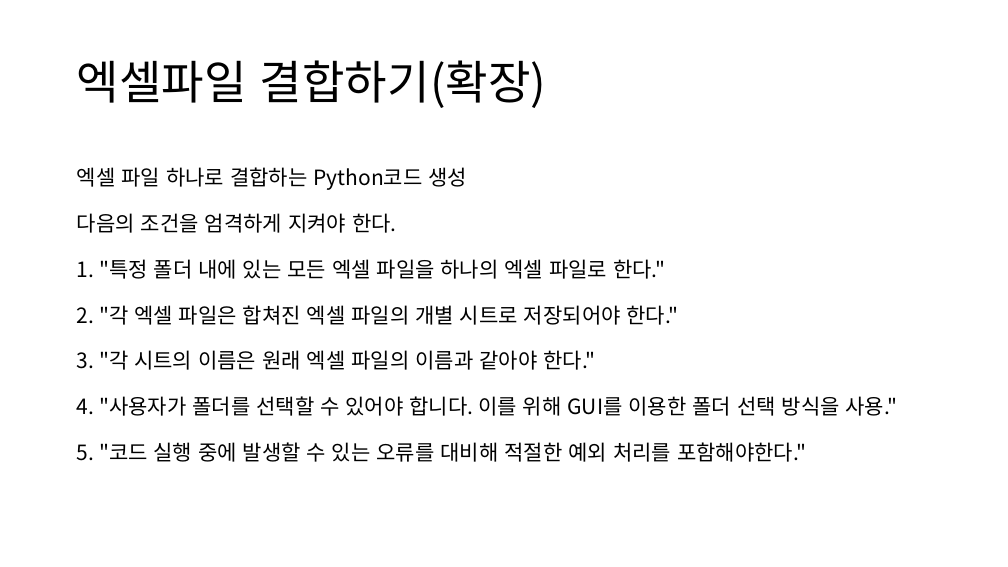
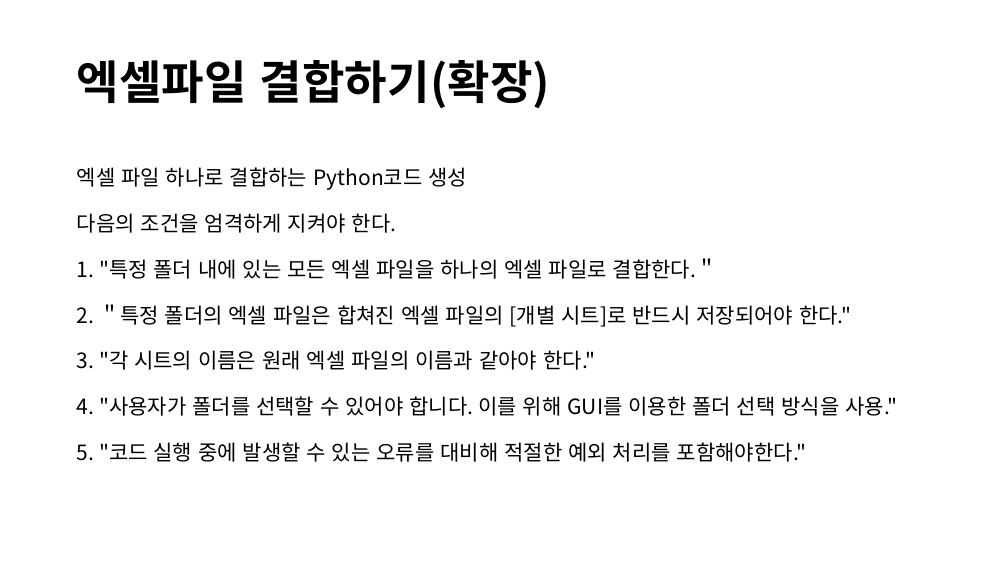
Before and after one commit to lolsaless/Python, a slide deck: slide 15 of 프롬프트 시연.pptx. Drawn at 1008x567 pixels with LibreOffice and Linux fonts; fonts in the diff are those of the drawing. Boxes give left, top, right and bottom in pixels: in the first picture for what was removed or moved away, otherwise in the second. Text is boxed around its words. In the diff, an @@ line names an element or a change of style, - is before the commit and + after.

```diff
--- a/프롬프트 시연.pptx
+++ b/프롬프트 시연.pptx
@@ title "엑셀파일 결합하기(확장)" at (x1=77, y1=60, x2=550, y2=108): bold on @@
@@ text at (x1=77, y1=258, x2=851, y2=327): text changed @@
-1. "특정 폴더 내에 있는 모든 엑셀 파일을 하나의 엑셀 파일로 한다."
-2. "각 엑셀 파일은 합쳐진 엑셀 파일의 개별 시트로 저장되어야 한다."
+1. "특정 폴더 내에 있는 모든 엑셀 파일을 하나의 엑셀 파일로 결합한다.＂
+2. ＂특정 폴더의 엑셀 파일은 합쳐진 엑셀 파일의 [개별 시트]로 반드시 저장되어야 한다."
```
Also in this commit, not shown: 22 other slides changed, 1 slide removed, 18 other files.
